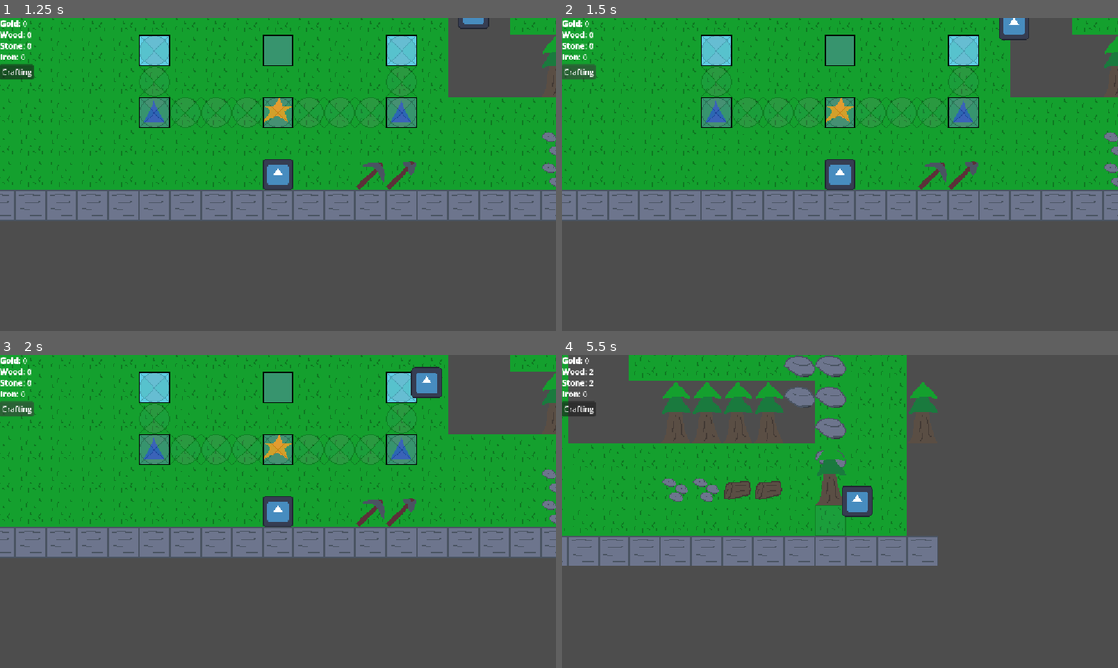
Above: before the commit, frames 1-4 (two rows, left to right).
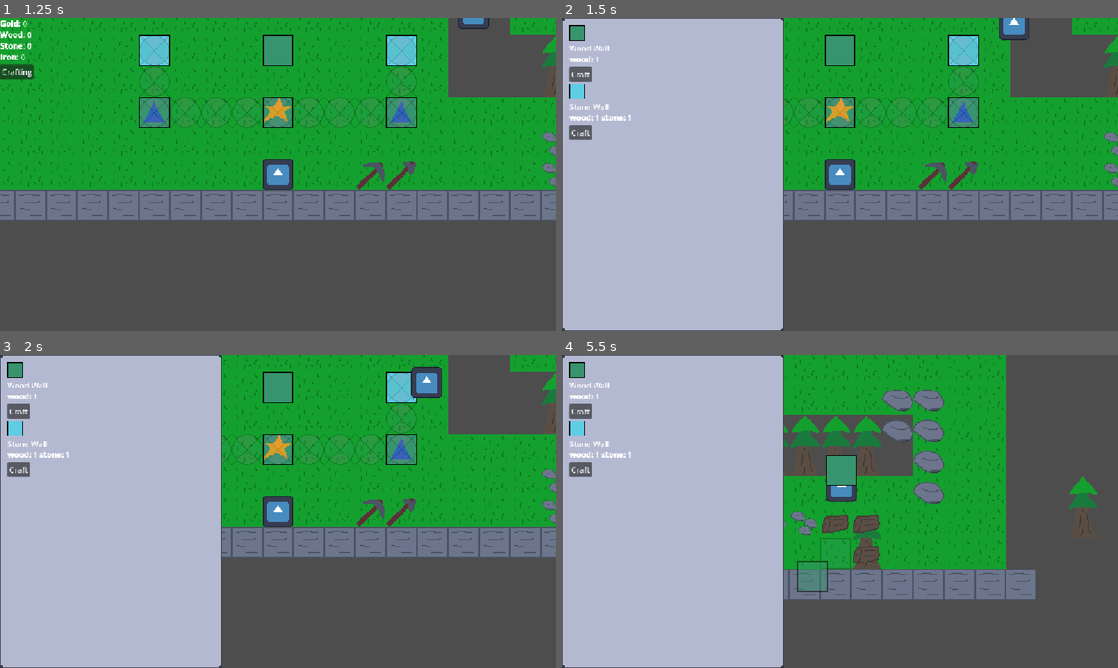
Above: after the commit, the same moments.

Repository: Deeeeelan/serious-game
Game: Godot game, scene res://scenes/title_screen.tscn
Two runs of this game, one before a commit and one after it. Both use one fixed random seed, a clock stepped at 60 frames per second and the inputs below. The engine's default icon, where the game draws it, is replaced by a stand-in: a white triangle on a blue panel in a dark square.
Inputs (mouse positions are in pixels of both pictures, inside the frame that each line leads up to):
- Up to frame 1 (1.25 s): click "Start" at 0.5 s
- Up to frame 2 (1.5 s): click "Crafting" at 1.25 s
- Up to frame 3 (2 s): no input
- Up to frame 4 (5.5 s): click (578, 411) at 2 s, where only the run after the commit has a clickable "Craft"; tap Enter at 2.75 s; move the mouse to (962, 495) at 2.77 s; hold D (right) 2.78-3.53 s; hold Q (drop) 2.78-3.53 s; click (962, 495) at 2.92 s; move the mouse to (728, 527) at 3.52 s; hold S (down) 3.53-4.28 s; tap Q (drop) at 3.6, 4.55, 5.3 s; move the mouse to (895, 442) at 4.27 s; hold D (right) 4.28-5.03 s; hold Space (interact) 4.28-5.03 s; move the mouse to (812, 574) at 5.02 s; hold W (up) from 5.03 s (still down); tap N (placeGear) at 5.1 s; click (812, 574) at 5.17 s

Frame 1 is identical in both runs. In frame 2, 40% of the frame differs, in the area x 0-40%, y 0-100%; in frame 3, 40%; in frame 4, 66%, in the area x 0-97%, y 0-100%.

Commit message:
Add crafting

Diff:
--- /dev/null
+++ b/assets/nodes/building_section.tscn
@@ -0,0 +1,26 @@
+[gd_scene format=3 uid="uid://b82itt8p1flk7"]
+
+[ext_resource type="Texture2D" uid="uid://bipbhssvt8030" path="res://assets/images/tilemaps/spritemap.png" id="1_v5tkb"]
+
+[sub_resource type="AtlasTexture" id="AtlasTexture_6sj1v"]
+atlas = ExtResource("1_v5tkb")
+region = Rect2(64, 32, 32, 32)
+
+[node name="BuildingSection" type="VBoxContainer" unique_id=667792659]
+
+[node name="TextureRect" type="TextureRect" parent="." unique_id=1207409562]
+layout_mode = 2
+texture = SubResource("AtlasTexture_6sj1v")
+stretch_mode = 4
+
+[node name="RichTextLabel" type="RichTextLabel" parent="." unique_id=1810753802]
+layout_mode = 2
+bbcode_enabled = true
+text = "Wood Wall
+[b]Gold:[/b] 0 [b]Wood:[/b] 0 [b]Stone:[/b] 0 [b]Iron:[/b] 0"
+fit_content = true
+
+[node name="Craft" type="Button" parent="." unique_id=1552275978]
+layout_mode = 2
+size_flags_horizontal = 0
+text = "Craft"
--- a/project.godot
+++ b/project.godot
@@ -104,6 +104,11 @@
 "events": [Object(InputEventKey,"resource_local_to_scene":false,"resource_name":"","device":-1,"window_id":0,"alt_press …(191 unchanged characters)…
 ]
 }
+escape={
+"deadzone": 0.2,
+"events": [Object(InputEventKey,"resource_local_to_scene":false,"resource_name":"","device":-1,"window_id":0,"alt_pressed":false,"shift_pressed":false,"ctrl_pressed":false,"meta_pressed":false,"pressed":false,"keycode":0,"physical_keycode":4194305,"key_label":0,"unicode":0,"location":0,"echo":false,"script":null)
+]
+}
 
 [physics]
 
--- /dev/null
+++ b/scenes/crafting.gd
@@ -0,0 +1,47 @@
+extends Control
+
+@onready var player = %Player
+@onready var ground = %Ground
+
+var building_section = preload("res://assets/nodes/building_section.tscn")
+
+var materials = ["wood", "stone", "iron", "gold"]
+
+func _ready() -> void:
+	for recipe in GameRecipes.building_recipes.values():
+		var new_gui = building_section.instantiate()
+		var texture: AtlasTexture = new_gui.get_node("TextureRect").texture.duplicate()
+		new_gui.get_node("TextureRect").texture = texture
+		texture.region = Rect2(recipe.atlas_coords[0] * 32, recipe.atlas_coords[1] * 32, 32, 32)
+		var desc = "%s\n" % [recipe.name]
+		for mat in materials:
+			if mat in recipe:
+				desc += "[b]%s:[/b] " % mat + str(recipe[mat]) + " "
+
+		var button: Button = new_gui.get_node("Craft")
+		button.pressed.connect(func():
+			var player_pos = ground.local_to_map(player.position)
+			var can_craft = true
+			can_craft = player.valid_player_drop_pos(ground, player_pos)
+			for mat in materials:
+				if mat in recipe and GameStats[mat] < recipe[mat]:
+					can_craft = false
+			if can_craft:
+				for mat in materials:
+					if mat in recipe:
+						GameStats[mat] -= recipe[mat]
+				if "altid" in recipe:
+					ground.set_cell(player_pos, 0, recipe.atlas_coords, recipe.altid)
+				else:
+					ground.set_cell(player_pos, 0, recipe.atlas_coords)
+				print("crafted", recipe.name)
+		)
+
+
+		new_gui.get_node("RichTextLabel").text = desc
+		$VBoxContainer.add_child(new_gui)
+
+func _input(event: InputEvent) -> void:
+	if event.is_action("escape"):
+		if visible:
+			visible = false
--- a/scenes/game.tscn
+++ b/scenes/game.tscn
@@ -8,6 +8,8 @@
 [ext_resource type="Theme" uid="uid://bfk8m25hg0afo" path="res://assets/themes/default_theme.tres" id="3_lbhrr"]
 [ext_resource type="Script" uid="uid://chkqlilwftv4o" path="res://scripts/building_manager.gd" id="5_iywne"]
 [ext_resource type="Script" uid="uid://dvhojv8fc0vmn" path="res://scripts/hud.gd" id="6_gee14"]
+[ext_resource type="Script" uid="uid://cqsoe5748vm10" path="res://scenes/crafting.gd" id="7_kvpfn"]
+[ext_resource type="Texture2D" uid="uid://u688pdgbdp43" path="res://assets/images/gui/nineslice.png" id="7_vtaks"]
 [ext_resource type="Script" uid="uid://dphhbtyxnfoff" path="res://scripts/day_cycle_manager.gd" id="9_0tnpc"]
 
 [sub_resource type="CircleShape2D" id="CircleShape2D_8tn5n"]
@@ -65,6 +67,7 @@
 radius = 16.0
 
 [node name="Player" parent="Node2D" unique_id=296816734 node_paths=PackedStringArray("current_tm", "ground_tm", "underground_tm", "debris") instance=ExtResource("2_lnu2h")]
+unique_name_in_owner = true
 position = Vector2(16, -16)
 current_tm = NodePath("../Terrain/Ground")
 ground_tm = NodePath("../Terrain/Ground")
@@ -116,11 +119,45 @@
 size_flags_horizontal = 0
 text = "Crafting"
 
+[node name="Crafting" type="Control" parent="CanvasLayer/Control" unique_id=163053917]
+visible = false
+layout_mode = 1
+anchor_right = 0.4
+anchor_bottom = 1.0
+grow_horizontal = 2
+grow_vertical = 2
+script = ExtResource("7_kvpfn")
+
+[node name="NinePatchRect" type="NinePatchRect" parent="CanvasLayer/Control/Crafting" unique_id=2023839603]
+layout_mode = 1
+anchors_preset = 15
+anchor_right = 1.0
+anchor_bottom = 1.0
+grow_horizontal = 2
+grow_vertical = 2
+texture = ExtResource("7_vtaks")
+patch_margin_left = 7
+patch_margin_top = 7
+patch_margin_right = 7
+patch_margin_bottom = 7
+
+[node name="VBoxContainer" type="VBoxContainer" parent="CanvasLayer/Control/Crafting" unique_id=1488418985]
+layout_mode = 1
+anchors_preset = -1
+anchor_right = 1.0
+anchor_bottom = 1.0
+offset_left = 15.0
+offset_top = 15.0
+offset_right = -15.0
+offset_bottom = -15.0
+grow_horizontal = 2
+grow_vertical = 2
+
 [node name="GearManager" type="Node" parent="." unique_id=1866319422]
 script = ExtResource("1_xwrxv")
 
 [node name="BuildingManager" type="Node" parent="." unique_id=887309424]
 script = ExtResource("5_iywne")
 
-[node name="Node" type="Node" parent="." unique_id=1654732351]
+[node name="DayCycleManager" type="Node" parent="." unique_id=1654732351]
 script = ExtResource("9_0tnpc")
--- a/scripts/hud.gd
+++ b/scripts/hud.gd
@@ -1,7 +1,4 @@
 extends Control
-
-
-
 
 func _process(delta: float) -> void:
 	$VBoxContainer/RichTextLabel.text =\
@@ -9,3 +6,8 @@
 [b]Wood:[/b] %s
 [b]Stone:[/b] %s
 [b]Iron:[/b] %s" % [str(GameStats.gold), str(GameStats.wood), str(GameStats.stone), str(GameStats.iron)]
+
+func _ready() -> void:
+	$VBoxContainer/Crafting.pressed.connect(func():
+		$"../Crafting".visible = not $"../Crafting".visible
+	)
--- a/scripts/tiles/game_recipes.gd
+++ b/scripts/tiles/game_recipes.gd
@@ -9,9 +9,15 @@
 }
 
 var building_recipes: Dictionary = {
-	"WoodWall": {
-		"Name": "Wood Wall",
-		"Desc": "desc",
+	"wood_wall": {
+		"name": "Wood Wall",
+		"atlas_coords": Vector2i(0, 0),
 		"wood": 1,
-	}
+	},
+	"stonewall": {
+		"name": "Stone Wall",
+		"atlas_coords": Vector2i(0, 1),
+		"wood": 1,
+		"stone": 1,
+	},
 }
Binary file added: assets/images/gui/nineslice.png
Not shown, added: assets/images/gui/nineslice.png.import
Not shown, added: scenes/crafting.gd.uid
